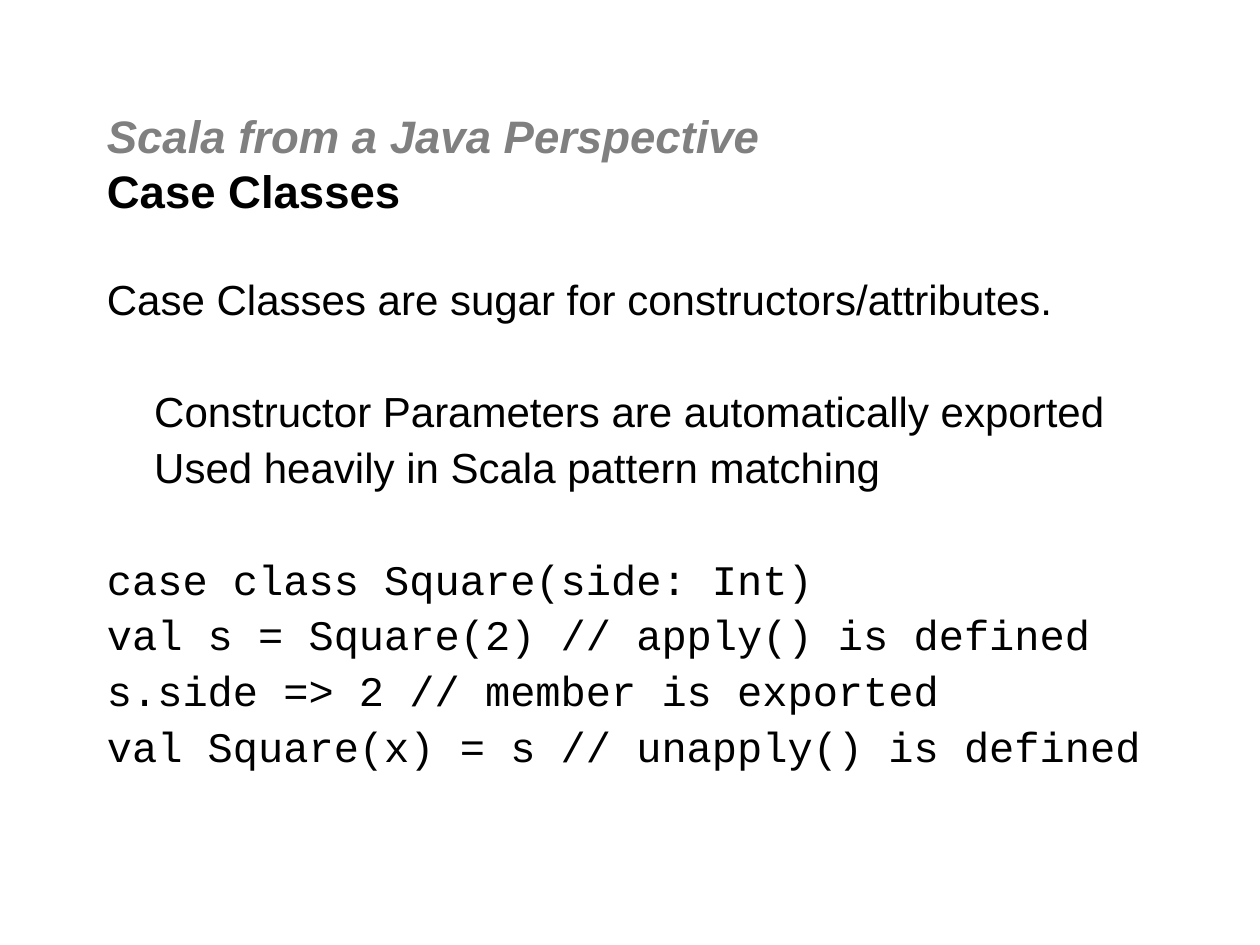
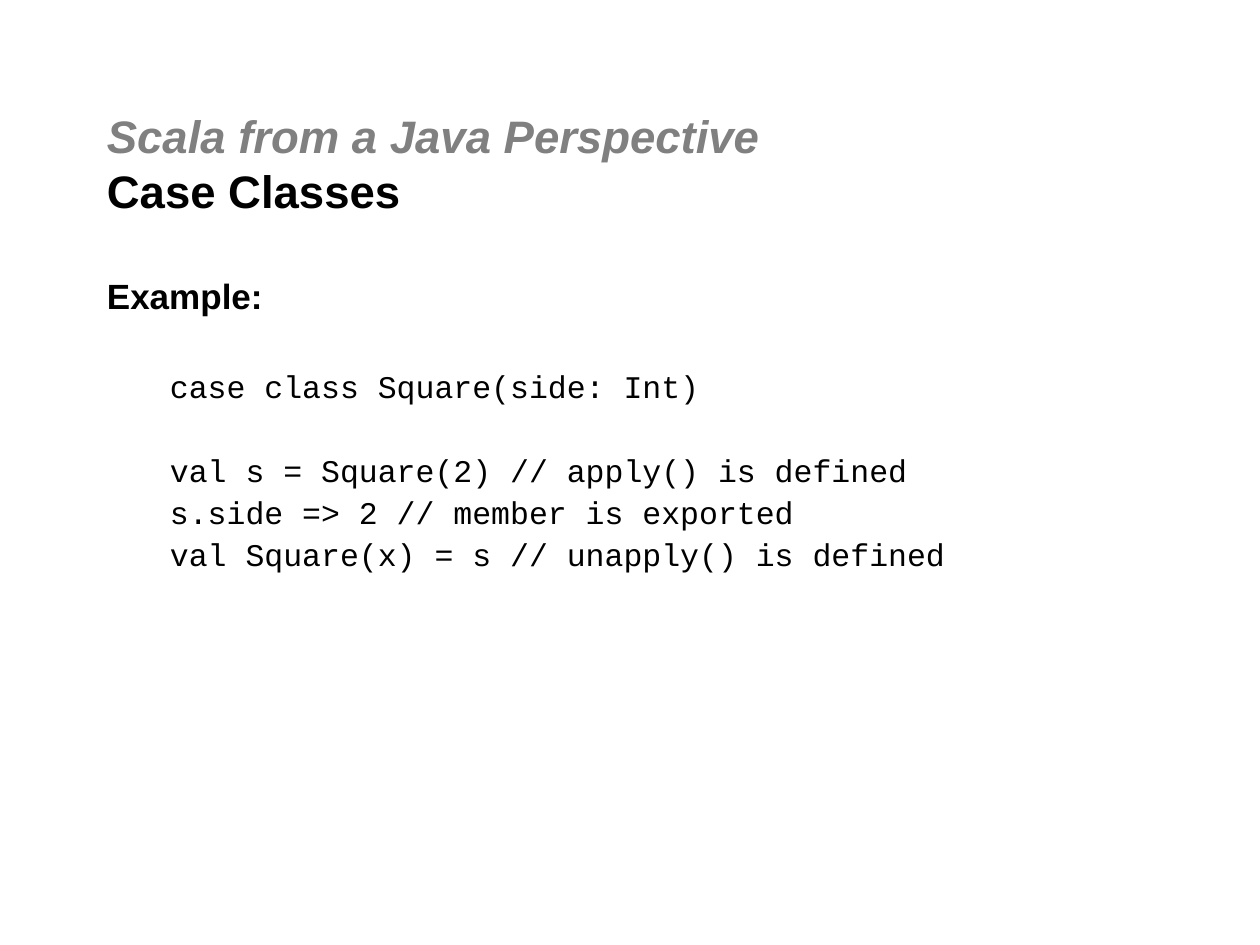
Before and after one commit to jgoodsen/agile2010, a slide deck: slide 11 of 03-scala.ppt (slide 7 before the commit). Drawn at 1260x945 pixels with LibreOffice and Linux fonts; fonts in the diff are those of the drawing; background and template pictures are left out. Boxes give left, top, right and bottom in pixels: in the first picture for what was removed or moved away, otherwise in the second. Text is boxed around its words. In the diff, an @@ line names an element or a change of style, - is before the commit and + after.

```diff
--- a/03-scala.ppt
+++ b/03-scala.ppt
@@ text at box(107, 283, 263, 316): text changed; size 24 to 20 pt; bold on @@
-Case Classes are sugar for constructors/attributes.
-Constructor Parameters are automatically exported
-Used heavily in Scala pattern matching
+Example:
@@ text at box(170, 376, 945, 573): size 24 to 18 pt; list level 1 to 2 in "case class Square(side: Int)"; list level 1 to 2 in "val s = Square(2) // ..."; list level 1 to 2 in "s.side => 2 // member ..."; list level 1 to 2 in "val Square(x) = s // ..." @@
```
Also in this commit, not shown: 2 other slides changed, 9 slides added, 5 other files.
